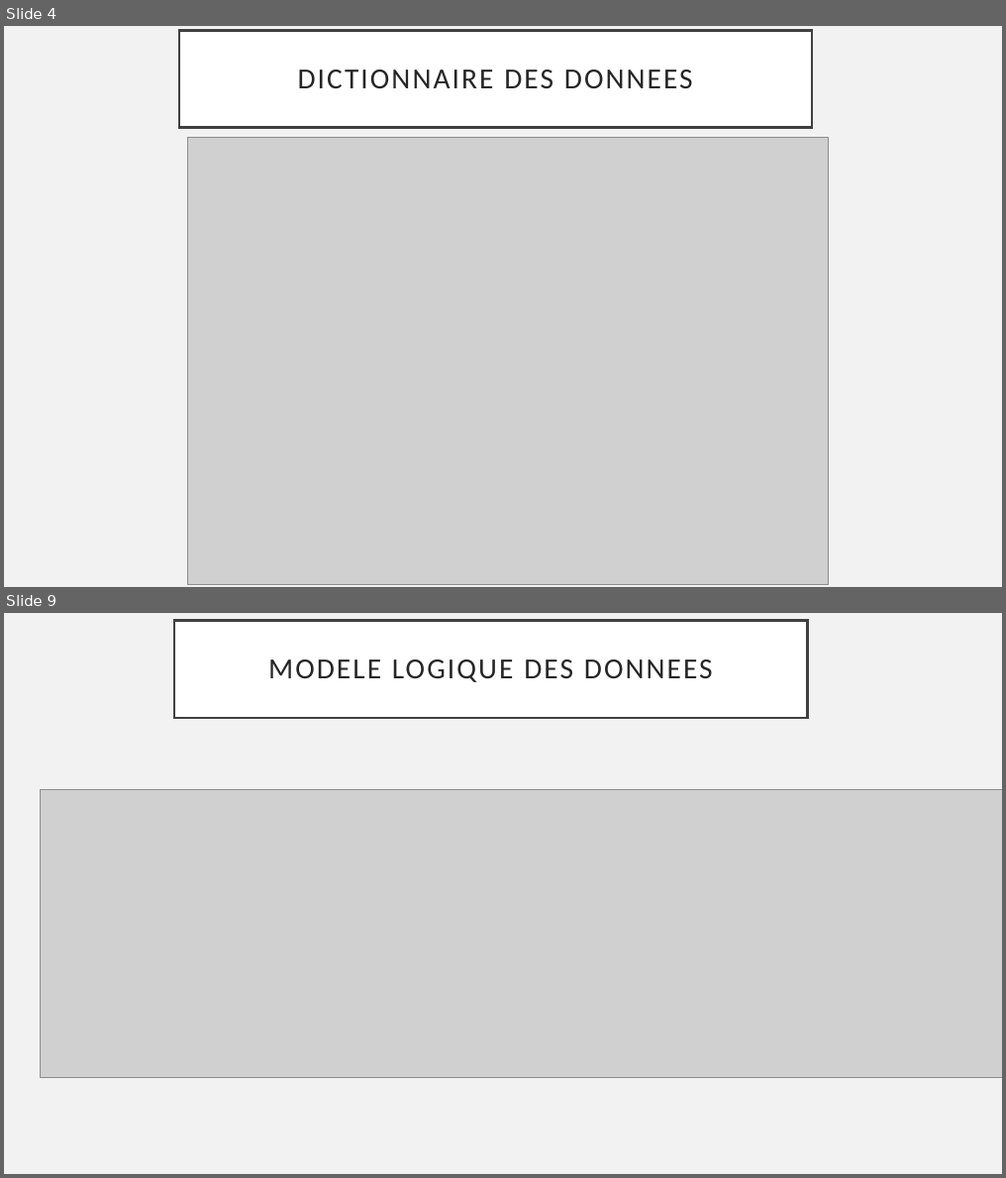
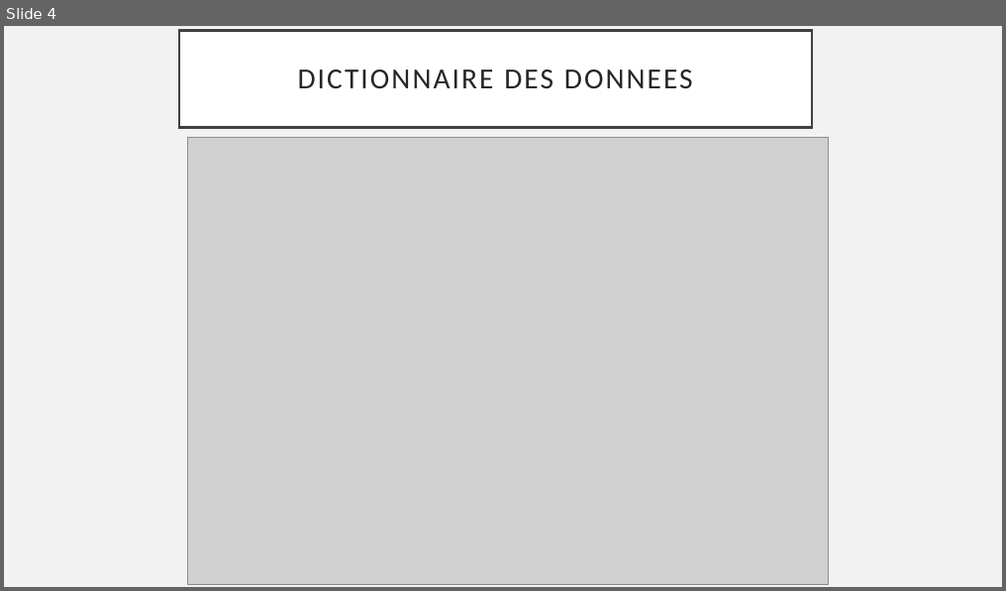
Before and after one commit to massiresogore/seminaire, a slide deck: conception/presentation/Presentation.pptx. Shown one above the other, each under a label of ours: slides 4 and 9 before the commit, slide 4 after it; the slides between them are not shown. The pictures are 1006x1178 and 1006x591 pixels, drawn with LibreOffice and Linux fonts; fonts in the diff are those of the drawing; grey boxes stand for pictures. Boxes give left, top, right and bottom in pixels: in the first picture for what was removed or moved away, otherwise in the second. Text is boxed around its words. In the diff, an @@ line names an element or a change of style, - is before the commit and + after.

```diff
--- a/conception/presentation/Presentation.pptx
+++ b/conception/presentation/Presentation.pptx
@@ slide 9 removed at (4,613,1002,1174), background #F2F2F2 @@
@@ title removed at (174,621,807,718) @@
-MODELE LOGIQUE DES DONNEES
@@ picture removed at (41,789,1002,1078) @@
```
Also in this commit, not shown: 2 slides changed, 3 slides added, 3 other slides removed, 24 other files.
